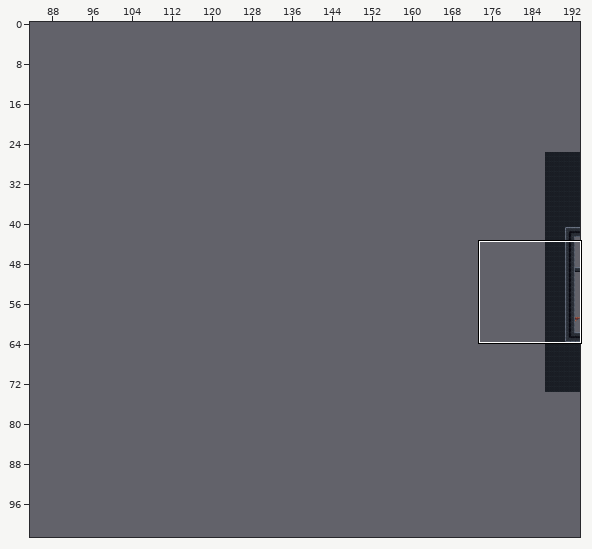
Level history. Tiled map: levels/level_data/boss_room.tmx. Above: a wide view before the commit, with the close-up outlined.
Close-up. First the earlier version:
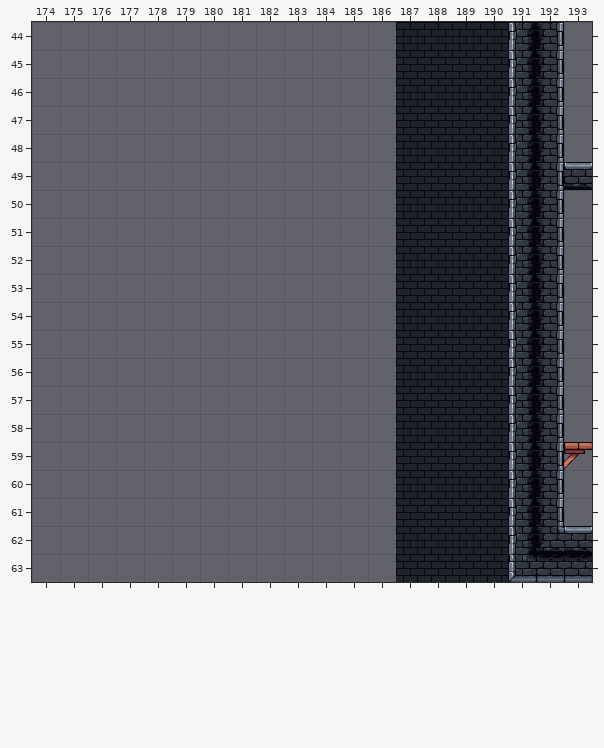
Cells are 32x32 px. Shown: x 174..193, y 44..63. The commit also changed other parts of the map, which this record leaves out. The old version is drawn lined up with the new one.
New version:
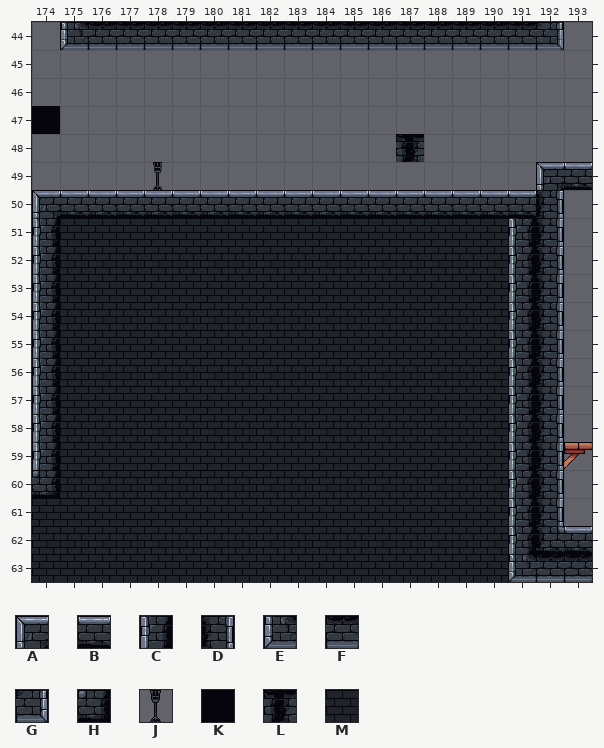
Key: from "collision_surface": A 2 "tile000", B 3 "tile001", C 7 "tile008", D 8 "tile010", E 11 "tile016", F 12 "tile017", G 13 "tile018"; from "collision_surfaces": H 17 "tile042"; from "decorations": J 9 "tile050"; from "non_collision_surface": K 0 "tile009", L 1 "tile019", M 5 "tile046".
_ is an empty cell.
Tiles of an added or newly shown layer are drawn over the layers below it.
The exact change:
map size 147x84 -> 345x103 cells (old content now starts at 187,0; both pictures use the new coordinates)
Layer "background1":
y 44..50: x 187..190 MMMM -> ____
y 51..60: x 175..186 ____________ -> MMMMMMMMMMMM
y 61..63: x 174..186 _____________ -> MMMMMMMMMMMMM
Layer "enemy_spawns" (added):
y 47: x 174 _ -> K
y 48: x 187 _ -> L
Layer "decorations":
y 49: x 178 _ -> J
Layer "collision_surface":
y 44: x 175..192 ________________CD -> EFFFFFFFFFFFFFFFFG
y 45..48: x 191..192 CD -> __
y 49: x 191..192 CD -> _A
y 50: x 174..191 _________________C -> ABBBBBBBBBBBBBBBBB
y 51..59: x 174 _ -> C
y 60: x 174 _ -> H
Pixel boxes of the changes (left, top, right, bottom) in both close-ups:
changed: (32, 22, 564, 582)
